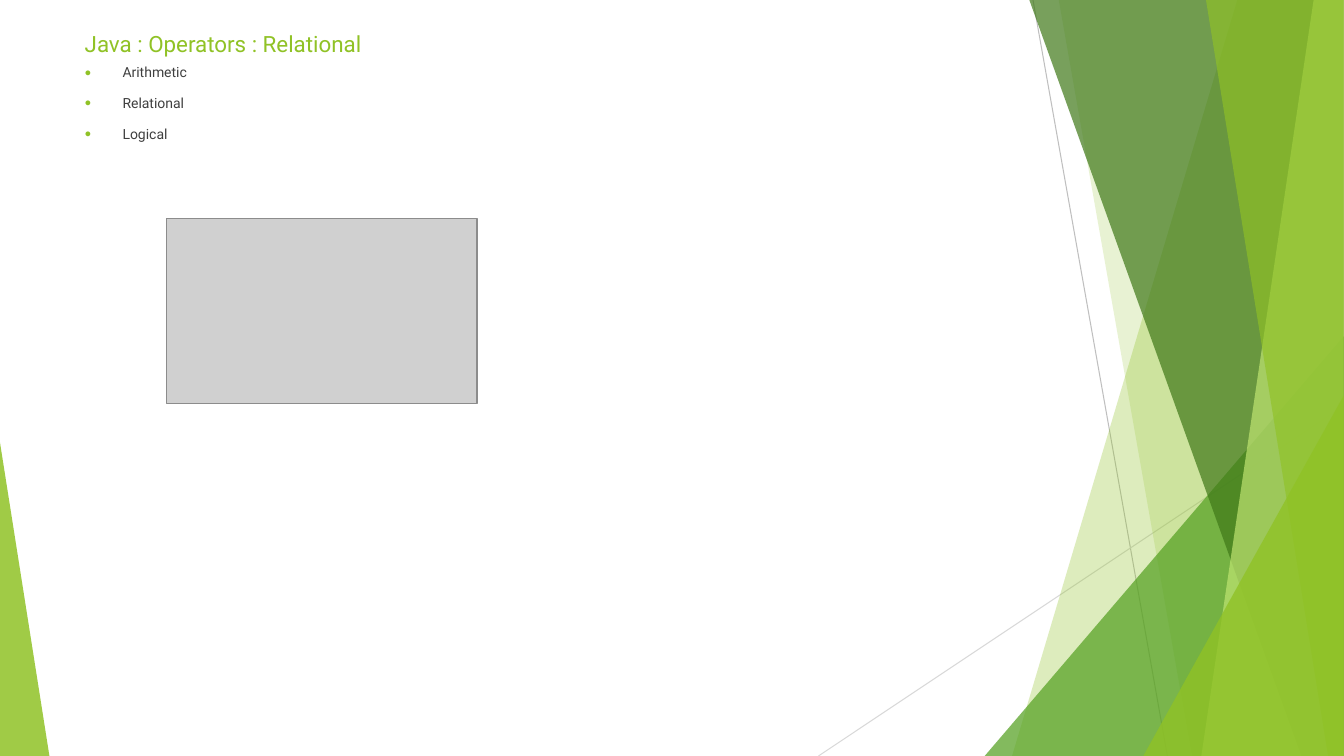
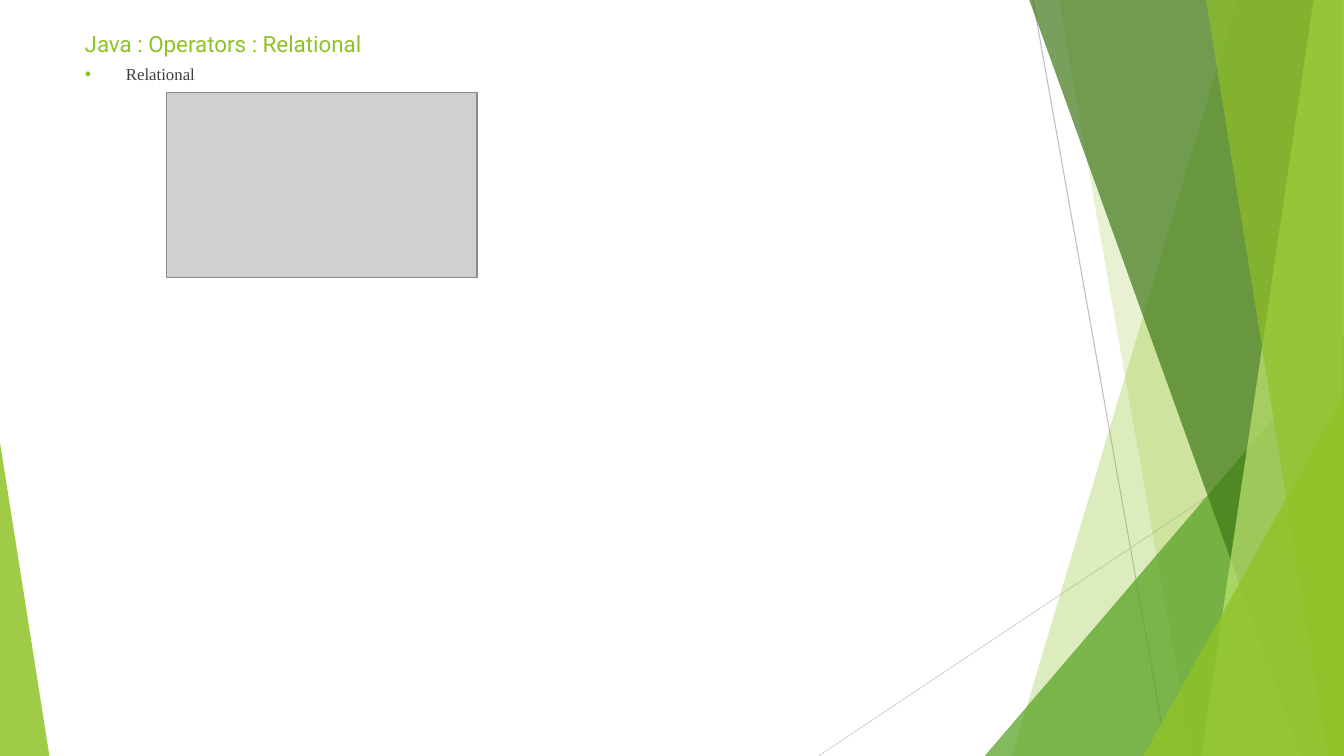
Before and after one commit to sidissir/mk-java-training, a slide deck: slide 10 of AutomationPPT.pptx. Drawn at 1344x756 pixels with LibreOffice and Linux fonts; fonts in the diff are those of the drawing; grey boxes stand for pictures. Boxes give left, top, right and bottom in pixels: in the first picture for what was removed or moved away, otherwise in the second. Text is boxed around its words. In the diff, an @@ line names an element or a change of style, - is before the commit and + after.

Commit message:
Java day 5

```diff
--- a/AutomationPPT.pptx
+++ b/AutomationPPT.pptx
@@ text "Relational" at (126, 68, 195, 80): size 10 to 12 pt, font Roboto to Times New Roman @@
@@ text at (123, 66, 187, 77): paragraph removed @@
-● Arithmetic
@@ picture: place and size @@
-picture at (166, 219, 477, 403)
+picture at (166, 93, 477, 277)
@@ text at (123, 128, 168, 142): paragraph removed @@
-● Logical
```
Also in this commit, not shown: 22 other slides changed, 2 slides added, 1 slide removed, 9 other files.
